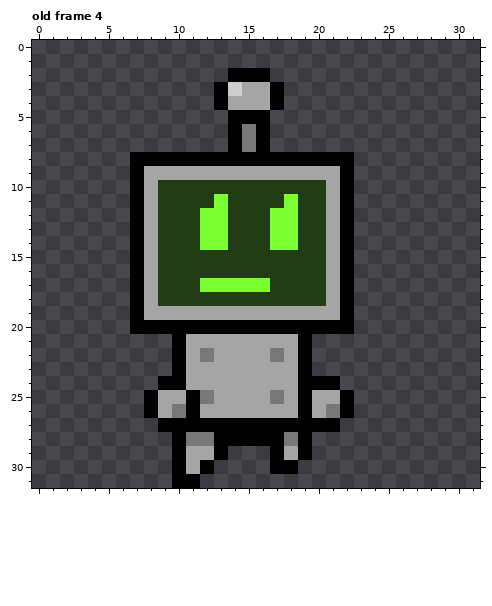
Two versions of one pixel-art file, _diagrams/NPCs.aseprite. The picture above was drawn from the file before the commit.
32x32 pixels, 4 frames. Shown: old frame 4. The commit also changed other frames, which this record leaves out.
New version:
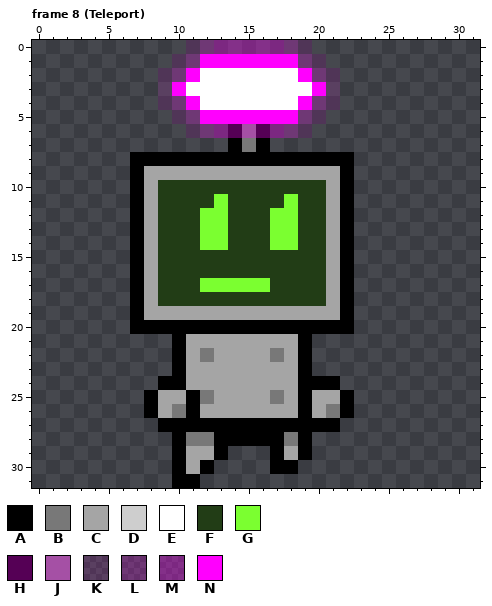
Palette (. is transparent): A #000000  B #787878  C #a5a5a5  D #cecece  E #ffffff  F #223d16  G #7bff30  H #550055  J #a550a5  K #ff00fe1c  L #ff00fe38  M #ff00fe55  N #ff00fe
A new or re-ordered frame is compared with the old frame closest to it.
Change:
{"change": "frames 4 -> 28"}
{"change": "layer \"Purple\" added"}
{"where": "frame 8 (Teleport) is new; against old frame 4, layer \"Purple\""}
{"frame":8,"y":0,"x":11,"old":".........","new":"KLMMMMMLK"}
{"frame":8,"y":1,"x":10,"old":"...........","new":"KLNNNNNNNLK"}
{"frame":8,"y":2,"x":9,"old":".....AAA.....","new":"KLNEEEEEEENLK"}
{"frame":8,"y":3,"x":9,"old":"....ADCCA....","new":"KNEEEEEEEEENK"}
{"frame":8,"y":4,"x":9,"old":"....ACCCA....","new":"KLNEEEEEEENLK"}
{"frame":8,"y":5,"x":10,"old":"....AAA....","new":"KLNNNNNNNLK"}
{"frame":8,"y":6,"x":11,"old":"...ABA...","new":"KLMHJHMLK"}
